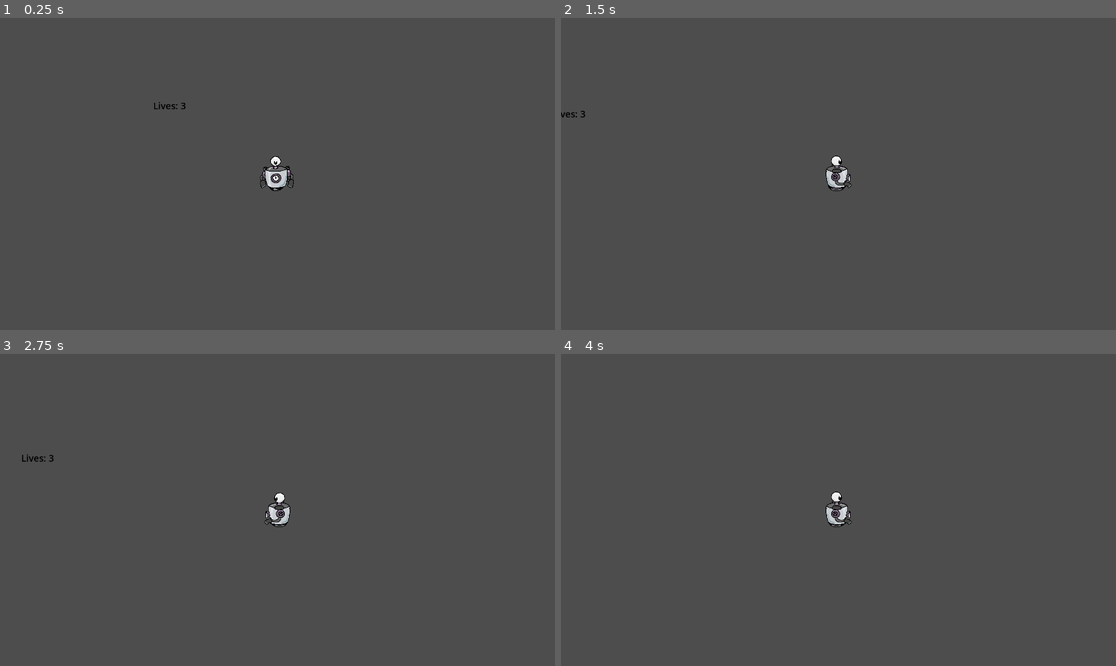
Above: before the commit, frames 1-4 (two rows, left to right).
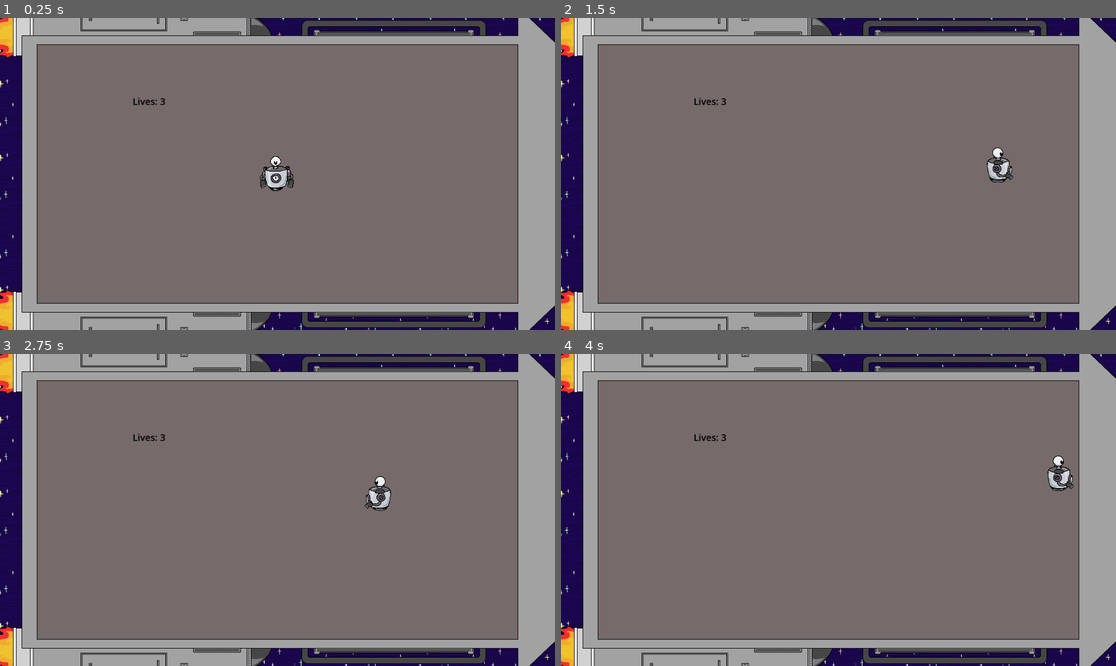
Above: after the commit, the same moments.

Repository: Hyper-Burner/Town-One-2024
Game: Godot game, scene res://Nodes/Scenes/Main.tscn
Same seed, same stepped clock (60 frames per second), same inputs: the game is played once before the commit and once after it.
Inputs (mouse positions are in pixels of both pictures, inside the frame that each line leads up to):
- Up to frame 1 (0.25 s): no input
- Up to frame 2 (1.5 s): tap Enter at 0.5 s; move the mouse to (960, 158) at 0.52 s; hold Space (Fly) 0.53-1.28 s; hold D (Right) from 0.53 s (still down); tap W (Up) at 0.77 s; move the mouse to (727, 189) at 1.27 s; tap E (Interact) at 1.35 s
- Up to frame 3 (2.75 s): tap W (Up) at 1.52 s; move the mouse to (333, 441) at 2.02 s; release D (Right) at 2.03 s; press the mouse at (333, 441) at 2.03 s; hold A (Left) from 2.03 s (still down)
- Up to frame 4 (4 s): move the mouse to (810, 572) at 2.77 s; release A (Left) at 2.78 s; release the mouse at (810, 572) at 2.78 s; hold D (Right) from 2.78 s (still down); tap Space (Fly) at 2.85 s; tap W (Up) at 3.02, 3.77 s; move the mouse to (1005, 556) at 3.52 s; tap E (Interact) at 3.6 s

The runs differ from the first frame. In frame 1, 97% of the frame differs, in the area x 0-100%, y 0-100%; in frame 2, 98%; in frame 3, 98%; in frame 4, 98%.

Commit message:
added some sprites
adeded sprites to map

Diff:
--- a/Nodes/Scenes/Main.tscn
+++ b/Nodes/Scenes/Main.tscn
@@ -24,11 +24,10 @@
 
 [node name="Player" parent="." instance=ExtResource("1_4kupe")]
 unique_name_in_owner = true
-position = Vector2(-71, -15)
 motion_mode = 1
 
 [node name="OverWorld" parent="." instance=ExtResource("3_hgkqc")]
-position = Vector2(0, 3)
+z_index = -2
 
 [node name="Engine" parent="." instance=ExtResource("2_2wstb")]
 position = Vector2(-640, 295)
@@ -42,9 +41,10 @@
 shape = SubResource("CapsuleShape2D_a6ion")
 debug_color = Color(0.436426, 0.598913, 0.0847095, 0.42)
 
-
-[node name="CollisionShape2D" type="CollisionShape2D" parent="Engine/Engine"]
+[node name="Engine_Engine#CollisionShape2D" type="CollisionShape2D" parent="."]
 shape = SubResource("CapsuleShape2D_a6ion")
 debug_color = Color(0.436426, 0.598913, 0.0847095, 0.42)
 
+[node name="Camera2D" type="Camera2D" parent="."]
+
 [connection signal="timeout" from="Timer" to="." method="_on_timer_timeout"]
--- a/Nodes/Scenes/Map/over_world.tscn
+++ b/Nodes/Scenes/Map/over_world.tscn
@@ -1,14 +1,94 @@
-[gd_scene load_steps=4 format=3 uid="uid://c7dtb2c0jcio"]
+[gd_scene load_steps=16 format=3 uid="uid://c7dtb2c0jcio"]
+
+[ext_resource type="Texture2D" uid="uid://vcvavq34ajk6" path="res://Assets/Sprites/Map3.png" id="1_ddx0m"]
 
 [sub_resource type="WorldBoundaryShape2D" id="WorldBoundaryShape2D_jldsg"]
 normal = Vector2(-8.74228e-08, -1)
-distance = -872.0
+distance = -830.0
 
 [sub_resource type="WorldBoundaryShape2D" id="WorldBoundaryShape2D_becxr"]
-distance = -497.0
+distance = -448.0
 
 [sub_resource type="WorldBoundaryShape2D" id="WorldBoundaryShape2D_4x1fu"]
-distance = -474.0
+distance = -444.0
+
+[sub_resource type="AtlasTexture" id="AtlasTexture_1kp3e"]
+atlas = ExtResource("1_ddx0m")
+region = Rect2(0, 0, 1920, 1080)
+
+[sub_resource type="AtlasTexture" id="AtlasTexture_04cry"]
+atlas = ExtResource("1_ddx0m")
+region = Rect2(1920, 0, 1920, 1080)
+
+[sub_resource type="AtlasTexture" id="AtlasTexture_a1sf6"]
+atlas = ExtResource("1_ddx0m")
+region = Rect2(3840, 0, 1920, 1080)
+
+[sub_resource type="AtlasTexture" id="AtlasTexture_2x1yc"]
+atlas = ExtResource("1_ddx0m")
+region = Rect2(5760, 0, 1920, 1080)
+
+[sub_resource type="AtlasTexture" id="AtlasTexture_ukp4s"]
+atlas = ExtResource("1_ddx0m")
+region = Rect2(0, 1080, 1920, 1080)
+
+[sub_resource type="AtlasTexture" id="AtlasTexture_52oho"]
+atlas = ExtResource("1_ddx0m")
+region = Rect2(1920, 1080, 1920, 1080)
+
+[sub_resource type="AtlasTexture" id="AtlasTexture_1sdmj"]
+atlas = ExtResource("1_ddx0m")
+region = Rect2(3840, 1080, 1920, 1080)
+
+[sub_resource type="AtlasTexture" id="AtlasTexture_mehn6"]
+atlas = ExtResource("1_ddx0m")
+region = Rect2(5760, 1080, 1920, 1080)
+
+[sub_resource type="AtlasTexture" id="AtlasTexture_jkljm"]
+atlas = ExtResource("1_ddx0m")
+region = Rect2(0, 2160, 1920, 1080)
+
+[sub_resource type="AtlasTexture" id="AtlasTexture_8vvkw"]
+atlas = ExtResource("1_ddx0m")
+region = Rect2(1920, 2160, 1920, 1080)
+
+[sub_resource type="SpriteFrames" id="SpriteFrames_ey7yy"]
+animations = [{
+"frames": [{
+"duration": 1.0,
+"texture": SubResource("AtlasTexture_1kp3e")
+}, {
+"duration": 1.0,
+"texture": SubResource("AtlasTexture_04cry")
+}, {
+"duration": 1.0,
+"texture": SubResource("AtlasTexture_a1sf6")
+}, {
+"duration": 1.0,
+"texture": SubResource("AtlasTexture_2x1yc")
+}, {
+"duration": 1.0,
+"texture": SubResource("AtlasTexture_ukp4s")
+}, {
+"duration": 1.0,
+"texture": SubResource("AtlasTexture_52oho")
+}, {
+"duration": 1.0,
+"texture": SubResource("AtlasTexture_1sdmj")
+}, {
+"duration": 1.0,
+"texture": SubResource("AtlasTexture_mehn6")
+}, {
+"duration": 1.0,
+"texture": SubResource("AtlasTexture_jkljm")
+}, {
+"duration": 1.0,
+"texture": SubResource("AtlasTexture_8vvkw")
+}],
+"loop": true,
+"name": &"default",
+"speed": 10.0
+}]
 
 [node name="OverWorld" type="Node2D"]
 
@@ -36,3 +116,7 @@
 [node name="ShipBody" type="StaticBody2D" parent="."]
 
 [node name="CollisionShape2D" type="CollisionShape2D" parent="ShipBody"]
+
+[node name="AnimatedSprite2D" type="AnimatedSprite2D" parent="."]
+sprite_frames = SubResource("SpriteFrames_ey7yy")
+frame_progress = 0.73405
--- a/Nodes/Scenes/Player.tscn
+++ b/Nodes/Scenes/Player.tscn
@@ -1,13 +1,7 @@
-[gd_scene load_steps=29 format=3 uid="uid://bj8jhcos6u8hu"]
+[gd_scene load_steps=27 format=3 uid="uid://bj8jhcos6u8hu"]
 
 [ext_resource type="Script" path="res://Nodes/Scenes/Player.gd" id="1_m1u4p"]
 [ext_resource type="Texture2D" uid="uid://b1xvks4bg0ey6" path="res://Assets/Sprites/potman-Sheet.png" id="2_pemf4"]
-[ext_resource type="Script" path="res://Nodes/Scenes/Camera.gd" id="2_tmqhp"]
-
-[sub_resource type="RectangleShape2D" id="RectangleShape2D_4vw4f"]
-
-[sub_resource type="RectangleShape2D" id="RectangleShape2D_n5hin"]
-size = Vector2(71.7294, 69.9829)
 
 [sub_resource type="AtlasTexture" id="AtlasTexture_7e636"]
 atlas = ExtResource("2_pemf4")
@@ -281,26 +275,28 @@
 "speed": 8.0
 }]
 
+[sub_resource type="RectangleShape2D" id="RectangleShape2D_n5hin"]
+size = Vector2(77.9129, 69.9829)
+
 [node name="Player" type="CharacterBody2D"]
 script = ExtResource("1_m1u4p")
 
-[node name="CollisionShape2D" type="CollisionShape2D" parent="."]
-shape = SubResource("RectangleShape2D_4vw4f")
-
 [node name="Area2D" type="Area2D" parent="."]
 scale = Vector2(1.61719, 1.80044)
 
-[node name="CollisionShape2D" type="CollisionShape2D" parent="Area2D"]
-position = Vector2(-3.71014, 1.32422e-06)
-shape = SubResource("RectangleShape2D_n5hin")
+[node name="CollisionPolygon2D" type="CollisionPolygon2D" parent="Area2D"]
+scale = Vector2(0.618357, 0.55542)
+polygon = PackedVector2Array(-62, 14, -60, 37, -56, 49, -18, 59, 7, 59, 54, 47, 60, 23, 53, -2, 40, -32, 29, -27, 12, -31, 12, -39, 11, -56, 0, -64, -8, -64, -12, -62, -18, -61, -24, -56, -25, -51, -27, -46, -25, -41, -25, -37, -23, -33, -15, -29, -20, -27, -25, -26, -32, -25, -34, -24, -37, -24, -38, -25, -39, -26, -42, -26, -45, -25, -48, -24, -50, -22, -51, -20, -52, -16, -51, -14, -49, -12, -53, -8, -55, 1, -60, 6)
 
 [node name="AnimatedSprite2D" type="AnimatedSprite2D" parent="."]
 sprite_frames = SubResource("SpriteFrames_iiljm")
 animation = &"idle"
 autoplay = "idle"
 
-[node name="Camera2D" type="Camera2D" parent="."]
-script = ExtResource("2_tmqhp")
+[node name="CollisionShape2D" type="CollisionShape2D" parent="."]
+position = Vector2(-1.00002, 2.38418e-06)
+scale = Vector2(1.61719, 1.80044)
+shape = SubResource("RectangleShape2D_n5hin")
 
 [connection signal="area_entered" from="Area2D" to="." method="_on_area_2d_area_entered"]
 [connection signal="area_exited" from="Area2D" to="." method="_on_area_2d_area_exited"]
Binary file added: Assets/Sprites/Map3.png
Not shown, added: Assets/Sprites/Map3.png.import
Binary file added: Assets/Sprites/reactor-Sheet.png
Not shown, added: Assets/Sprites/reactor-Sheet.png.import
Not shown, added: Assets/Textures/Map.png.import
Not shown: 1 places in Nodes/Scenes/Main.tscn that only renumber resources
